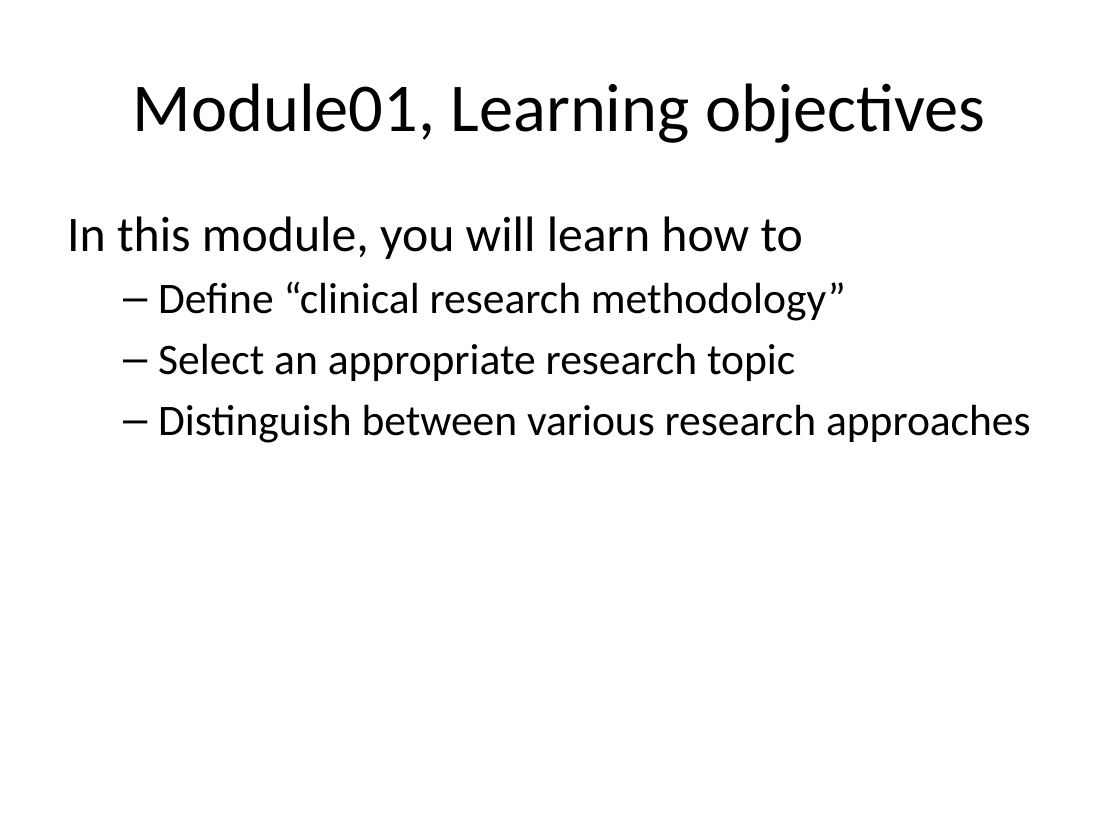
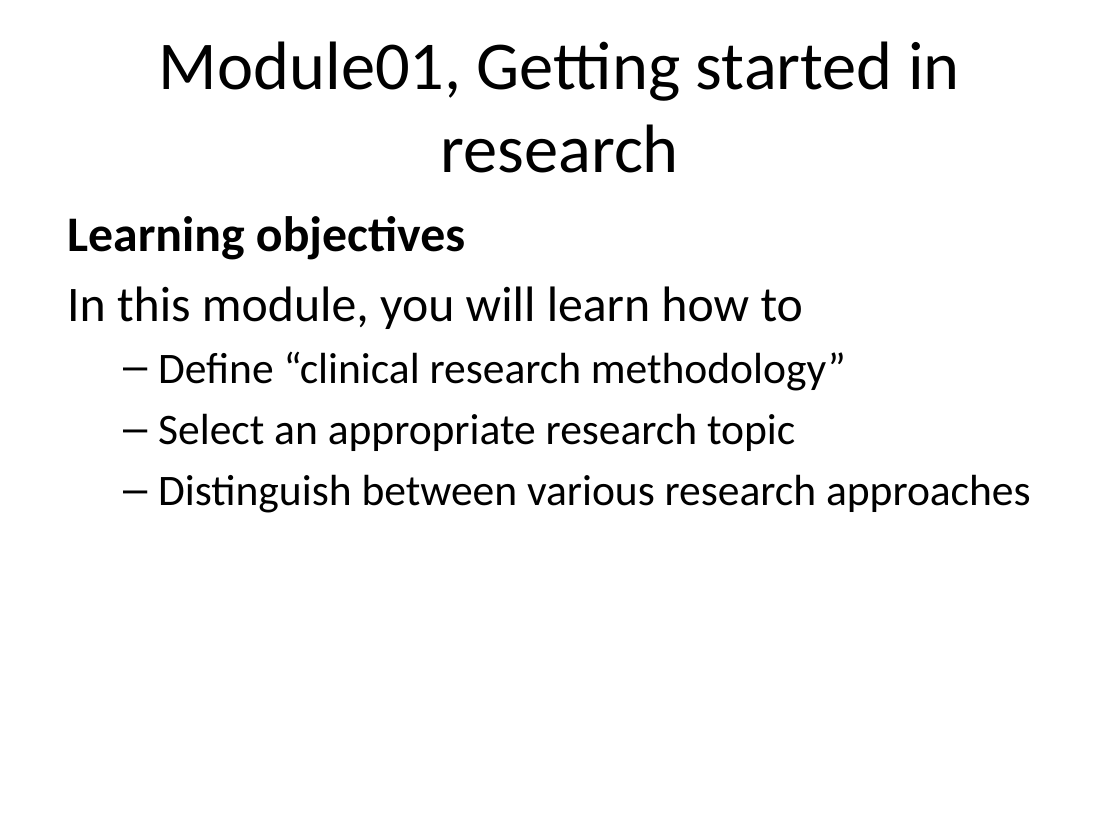
Before and after one commit to pmean/classes, a slide deck: slide 2 of clinical-research-methodology/modules/5510-99-objectives.pptx. Drawn at 1120x840 pixels with LibreOffice and Linux fonts; fonts in the diff are those of the drawing. Boxes give left, top, right and bottom in pixels: in the first picture for what was removed or moved away, otherwise in the second. Text is boxed around its words. In the diff, an @@ line names an element or a change of style, - is before the commit and + after.

```diff
--- a/clinical-research-methodology/modules/5510-99-objectives.pptx
+++ b/clinical-research-methodology/modules/5510-99-objectives.pptx
@@ title at <box>159,41,960,173</box>: text changed @@
-Module01, Learning objectives
+Module01, Getting started in research
@@ text at <box>67,216,465,260</box>: paragraph added @@
+Learning objectives
```
Also in this commit, not shown: 3 other slides changed, 13 other files.
